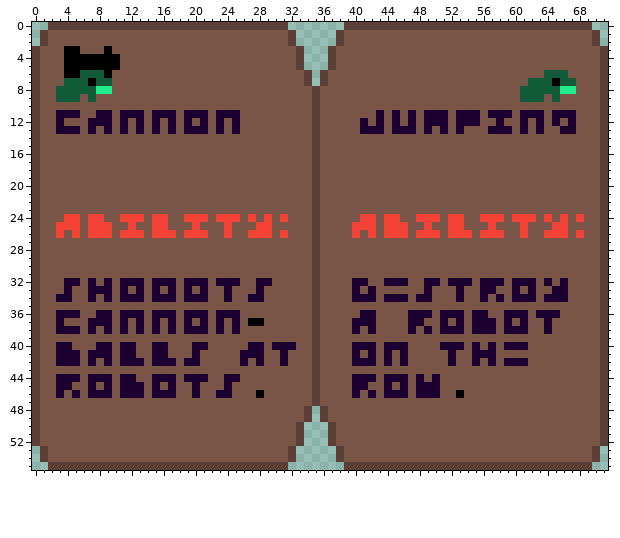
One commit to this sprite sheet: assets/handbookPage1.png. That is the earlier state.
The file is 72x56 pixels.
Now the later version:
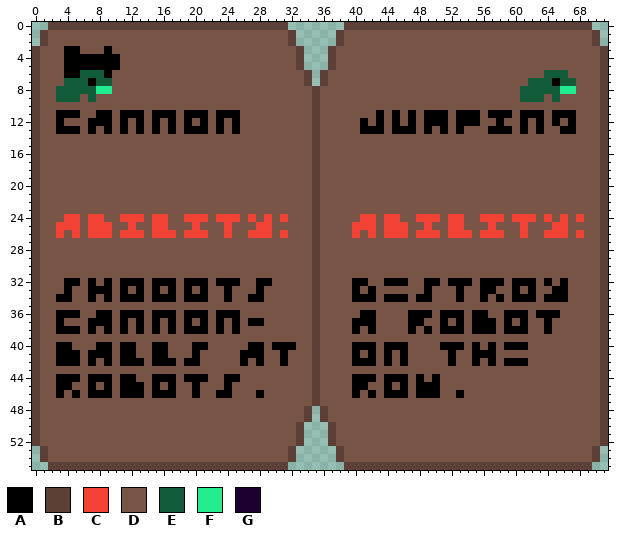
Palette (. is transparent): A #000000  B #5c4037  C #f44336  D #795548  E #115b38  F #22ec8d  G #1e0030
Changes in this commit:
@@ x 0..71 @@
 10 BDDDDDDDDDDDDDDDDDDDDDDDDDDDDDDDDDDBDDDDDDDDDDDDDDDDDDDDDDDDDDDDDDDDDDDB
-11 BDDGGGDDGGDGGGDGGGDGGGDGGGDDDDDDDDDBDDDDDDDGDGDGDGGGDGGGDGGGDGGGDGGGDDDB
-12 BDDGDDDGGGDGDGDGDGDGDGDGDGDDDDDDDDDBDDDDDGDGDGDGDGGGDGGGDDGDDGDGDGDGDDDB
-13 BDDGGGDGDGDGDGDGDGDGGGDGDGDDDDDDDDDBDDDDDGGGDGGGDGDGDGDDDGGGDGDGDDGGDDDB
+11 BDDAAADDAADAAADAAADAAADAAADDDDDDDDDBDDDDDDDADADADAAADAAADAAADAAADAAADDDB
+12 BDDADDDAAADADADADADADADADADDDDDDDDDBDDDDDADADADADAAADAAADDADDADADADADDDB
+13 BDDAAADADADADADADADAAADADADDDDDDDDDBDDDDDAAADAAADADADADDDAAADADADDAADDDB
 14 BDDDDDDDDDDDDDDDDDDDDDDDDDDDDDDDDDDBDDDDDDDDDDDDDDDDDDDDDDDDDDDDDDDDDDDB
@@ x 0..71 @@
 31 BDDDDDDDDDDDDDDDDDDDDDDDDDDDDDDDDDDBDDDDDDDDDDDDDDDDDDDDDDDDDDDDDDDDDDDB
-32 BDDDGGDGDGDGGGDGGGDGGGDGGGDDGGDDDDDBDDDDGGDDGGGDDGGDGGGDGGGDGGGDGDGDDDDB
-33 BDDDGDDGGGDGDGDGDGDGDGDDGDDDGDDDDDDBDDDDGDGDDDDDDGDDDGDDGGDDGDGDDGGDDDDB
-34 BDDGGDDGDGDGGGDGGGDGGGDDGDDGGDDDDDDBDDDDGGGDGGGDGGDDDGDDGDGDGGGDGGGDDDDB
+32 BDDDAADADADAAADAAADAAADAAADDAADDDDDBDDDDAADDAAADDAADAAADAAADAAADADADDDDB
+33 BDDDADDAAADADADADADADADDADDDADDDDDDBDDDDADADDDDDDADDDADDAADDADADDAADDDDB
+34 BDDAADDADADAAADAAADAAADDADDAADDDDDDBDDDDAAADAAADAADDDADDADADAAADAAADDDDB
 35 BDDDDDDDDDDDDDDDDDDDDDDDDDDDDDDDDDDBDDDDDDDDDDDDDDDDDDDDDDDDDDDDDDDDDDDB
-36 BDDGGGDDGGDGGGDGGGDGGGDGGGDDDDDDDDDBDDDDDGGDDDDGGGDGGGDGGDDGGGDGGGDDDDDB
-37 BDDGDDDGGGDGDGDGDGDGDGDGDGDAADDDDDDBDDDDGGGDDDDGGDDGDGDGGGDGDGDDGDDDDDDB
-38 BDDGGGDGDGDGDGDGDGDGGGDGDGDDDDDDDDDBDDDDGDGDDDDGDGDGGGDGGGDGGGDDGDDDDDDB
+36 BDDAAADDAADAAADAAADAAADAAADDDDDDDDDBDDDDDAADDDDAAADAAADAADDAAADAAADDDDDB
+37 BDDADDDAAADADADADADADADADADAADDDDDDBDDDDAAADDDDAADDADADAAADADADDADDDDDDB
+38 BDDAAADADADADADADADAAADADADDDDDDDDDBDDDDADADDDDADADAAADAAADAAADDADDDDDDB
 39 BDDDDDDDDDDDDDDDDDDDDDDDDDDDDDDDDDDBDDDDDDDDDDDDDDDDDDDDDDDDDDDDDDDDDDDB
-40 BDDGGDDDGGDGGDDGGDDDGGDDDDDGGDGGGDDBDDDDGGGDGGGDDDDGGGDGDGDGGGDDDDDDDDDB
-41 BDDGGGDGGGDGGDDGGDDDGDDDDDGGGDDGDDDBDDDDGDGDGDGDDDDDGDDGGGDDDDDDDDDDDDDB
-42 BDDGGGDGDGDGGGDGGGDGGDDDDDGDGDDGDDDBDDDDGGGDGDGDDDDDGDDGDGDGGGDDDDDDDDDB
+40 BDDAADDDAADAADDAADDDAADDDDDAADAAADDBDDDDAAADAAADDDDAAADADADAAADDDDDDDDDB
+41 BDDAAADAAADAADDAADDDADDDDDAAADDADDDBDDDDADADADADDDDDADDAAADDDDDDDDDDDDDB
+42 BDDAAADADADAAADAAADAADDDDDADADDADDDBDDDDAAADADADDDDDADDADADAAADDDDDDDDDB
 43 BDDDDDDDDDDDDDDDDDDDDDDDDDDDDDDDDDDBDDDDDDDDDDDDDDDDDDDDDDDDDDDDDDDDDDDB
-44 BDDGGGDGGGDGGDDGGGDGGGDDGGDDDDDDDDDBDDDDGGGDGGGDGDGDDDDDDDDDDDDDDDDDDDDB
-45 BDDGGDDGDGDGGGDGDGDDGDDDGDDDDDDDDDDBDDDDGGDDGDGDGGGDDDDDDDDDDDDDDDDDDDDB
-46 BDDGDGDGGGDGGGDGGGDDGDDGGDDDADDDDDDBDDDDGDGDGGGDGGGDDADDDDDDDDDDDDDDDDDB
+44 BDDAAADAAADAADDAAADAAADDAADDDDDDDDDBDDDDAAADAAADADADDDDDDDDDDDDDDDDDDDDB
+45 BDDAADDADADAAADADADDADDDADDDDDDDDDDBDDDDAADDADADAAADDDDDDDDDDDDDDDDDDDDB
+46 BDDADADAAADAAADAAADDADDAADDDADDDDDDBDDDDADADAAADAAADDADDDDDDDDDDDDDDDDDB
 47 BDDDDDDDDDDDDDDDDDDDDDDDDDDDDDDDDDDBDDDDDDDDDDDDDDDDDDDDDDDDDDDDDDDDDDDB
Where, in picture pixels (left, top, right, bottom), the same in both pictures:
changed: (56, 110, 240, 134)
changed: (360, 110, 576, 134)
changed: (56, 278, 296, 398)
changed: (352, 278, 568, 398)
